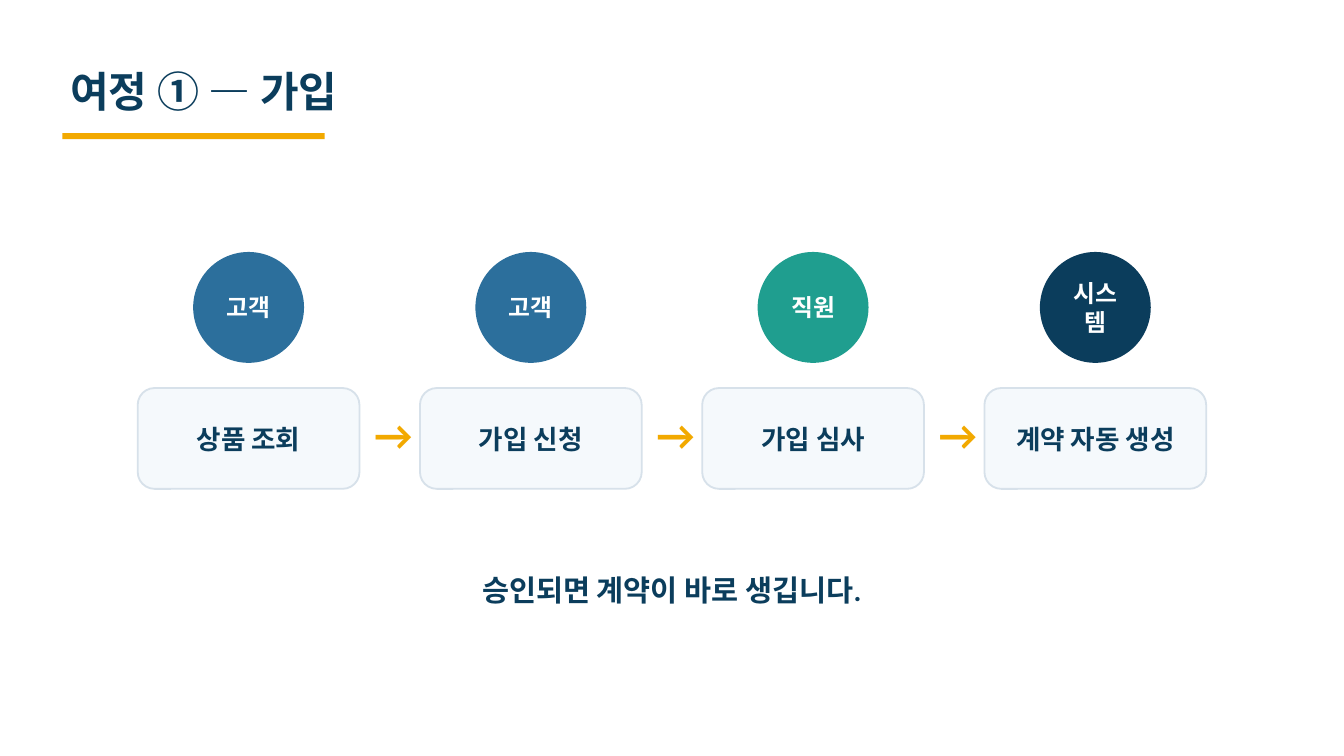
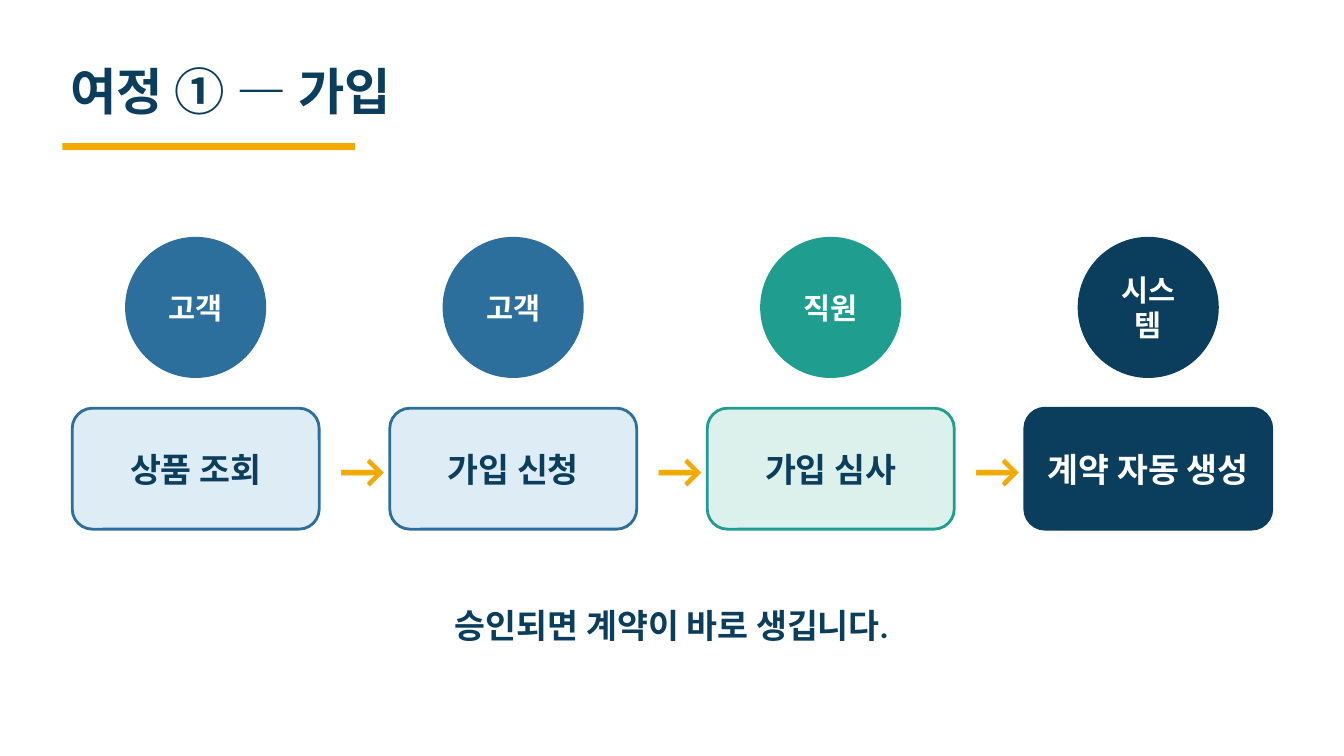
Before and after one commit to heyoonyoon/distributed-programming, a slide deck: slide 6 of docs/presentation/보험발표-편집가능.pptx. Drawn at 1344x756 pixels with LibreOffice and Linux fonts; fonts in the diff are those of the drawing. Boxes give left, top, right and bottom in pixels: in the first picture for what was removed or moved away, otherwise in the second. Text is boxed around its words. In the diff, an @@ line names an element or a change of style, - is before the commit and + after.

```diff
--- a/docs/presentation/보험발표-편집가능.pptx
+++ b/docs/presentation/보험발표-편집가능.pptx
@@ rectangle: place and size @@
-rectangle at (63,133,325,139)
+rectangle at (63,143,355,150)
@@ size 17 to 21 pt in 4 elements at (760,237,901,378), (443,237,584,378), (1078,237,1219,378), (125,237,266,378) @@
@@ ellipse "고객": place and size @@
-ellipse "고객" at (194,252,304,363)
+ellipse "고객" at (125,237,266,378)
@@ ellipse "고객": place and size @@
-ellipse "고객" at (476,252,587,363)
+ellipse "고객" at (443,237,584,378)
@@ ellipse "직원": place and size @@
-ellipse "직원" at (758,252,869,363)
+ellipse "직원" at (760,237,901,378)
@@ ellipse "시스템": place and size @@
-ellipse "시스템" at (1041,252,1151,363)
+ellipse "시스템" at (1078,237,1219,378)
@@ rounded rectangle "상품 조회" at (73,408,320,529): size 19 to 24 pt; fill #F5F9FC to #DEECF6; outline #D7E1EA 1.3 pt to #2C6F9C 2 pt @@
@@ rounded rectangle "상품 조회": place and size @@
-rounded rectangle "상품 조회" at (138,388,360,489)
+rounded rectangle "상품 조회" at (73,408,320,529)
@@ rounded rectangle "가입 신청": place and size @@
-rounded rectangle "가입 신청" at (420,388,642,489)
+rounded rectangle "가입 신청" at (390,408,637,529)
@@ rounded rectangle "가입 신청" at (390,408,637,529): size 19 to 24 pt; fill #F5F9FC to #DEECF6; outline #D7E1EA 1.3 pt to #2C6F9C 2 pt @@
@@ rounded rectangle "가입 심사": place and size @@
-rounded rectangle "가입 심사" at (703,388,925,489)
+rounded rectangle "가입 심사" at (708,408,955,529)
@@ rounded rectangle "가입 심사" at (708,408,955,529): size 19 to 24 pt; fill #F5F9FC to #DCF1EC; outline #D7E1EA 1.3 pt to #1F9E8F 2 pt @@
@@ rounded rectangle "계약 자동 생성": place and size @@
-rounded rectangle "계약 자동 생성" at (985,388,1207,489)
+rounded rectangle "계약 자동 생성" at (1025,408,1272,529)
@@ rounded rectangle "계약 자동 생성" at (1025,408,1272,529): size 19 to 24 pt, text colour #0B3D5C to #FFFFFF; fill #F5F9FC to #0B3D5C; outline #D7E1EA 1.3 pt to #0B3D5C 2 pt @@
@@ text "→": place and size @@
-text "→" at (365,403,415,464)
+text "→" at (328,434,398,504)
@@ text "→": place and size @@
-text "→" at (647,403,698,464)
+text "→" at (645,434,716,504)
@@ size 30 to 36 pt in 4 elements at (70,67,391,115), (645,434,716,504), (328,434,398,504), (963,434,1033,504) @@
@@ text "→": place and size @@
-text "→" at (930,403,980,464)
+text "→" at (963,434,1033,504)
@@ text "승인되면 계약이 바로 생깁니다.": place and size @@
-text "승인되면 계약이 바로 생깁니다." at (482,576,861,604)
+text "승인되면 계약이 바로 생깁니다." at (455,609,889,641)
@@ text "승인되면 계약이 바로 생깁니다." at (455,609,889,641): size 21 to 24 pt @@
```
Also in this commit, not shown: 19 other slides changed, 3 other files.
